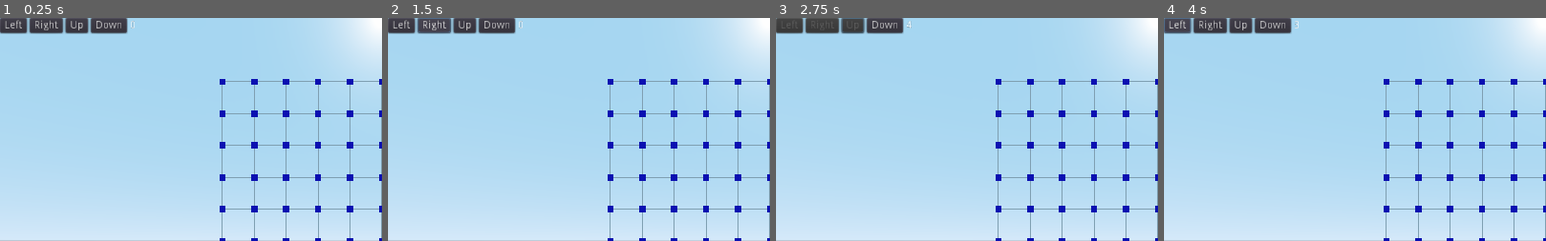
Above: before the commit, frames 1-4 (left to right).
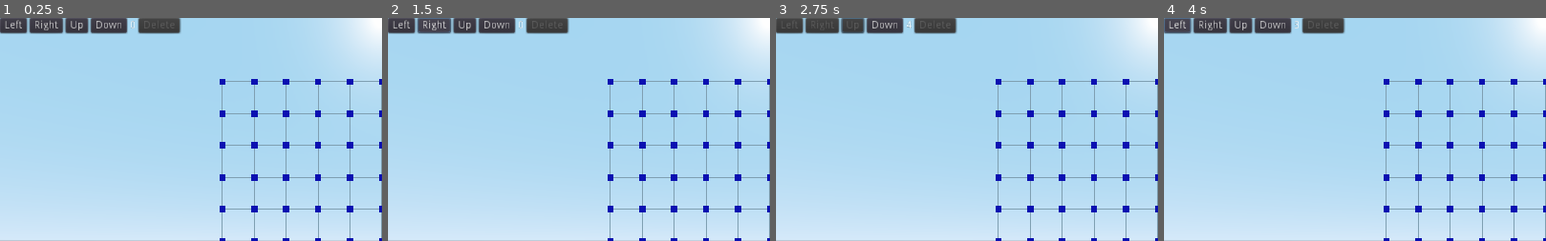
Above: after the commit, the same moments.

Repository: nabeelthedev/gaming-platform
Game: Godot game, scene res://src/PolygonCreator/PolygonCreator.tscn
The game is run twice, just before and just after one commit, with the same random seed, the same clock (stepped at 60 frames per second) and the same inputs.
Inputs:
- Up to frame 1 (0.25 s): no input
- Up to frame 2 (1.5 s): click "Left" at 0.5 s; click "Right" at 1.25 s
- Up to frame 3 (2.75 s): click "Up" at 2 s
- Up to frame 4 (4 s): click "Down" at 2.75 s; click "Left" at 3.5 s
The pictures show only the part of the screen within x 0-50%, y 0-50%; the shares and areas given below are measured in that part.

The runs differ from the first frame. In frame 1, 0.8% of the frame differs, in the area x 36-48%, y 0-8%; in frame 2, 0.8%; in frame 3, 0.8%; in frame 4, 0.8%.

Commit message:
added delete triangle functionality

Diff:
--- a/src/PolygonCreator/Polygon.gd
+++ b/src/PolygonCreator/Polygon.gd
@@ -13,6 +13,7 @@
 {"x": {"axis":"z", "sign":-1}, "y":{"axis":"y", "sign":1}, "z":{"axis":"x", "sign":1}},
 {"x": {"axis":"x", "sign":1}, "y":{"axis":"z", "sign":1}, "z":{"axis":"y", "sign":-1}},
 {"x": {"axis":"x", "sign":1}, "y":{"axis":"z", "sign":-1}, "z":{"axis":"y", "sign":1}}]
+var toggledTriangles = []
 
 signal polygon_face_changed
 
@@ -132,6 +133,7 @@
 	emit_signal("polygon_face_changed")
 
 class Triangle extends StaticBody:
+	var toggled = false
 	func _ready():
 	#	sb.translate(Vector3(5,5,-5))
 		connect("input_event", self, "onClick")
@@ -149,6 +151,9 @@
 		var mi = MeshInstance.new()
 		mi.name = "MeshInstance"
 		mi.set_mesh(st.commit())
+		var material = SpatialMaterial.new()
+		material.albedo_color = Color8(0,128,255)
+		mi.set_surface_material(0, material)
 		add_child(mi)
 
 		var cs = CollisionShape.new()
@@ -157,4 +162,20 @@
 		return self
 	func onClick(camera, event, click_position, click_normal, shape_idx):
 		if event is InputEventMouseButton and !event.pressed:
+			var mi = self.get_node("MeshInstance")
+			var material = SpatialMaterial.new()
+			var toggledTriangles = get_parent().toggledTriangles
+			var deleteButton = get_node("/root/Main/UI/DeleteButton")
+			if !self.toggled:
+				material.albedo_color = Color8(255,0,0)
+				toggledTriangles.append(self)
+				if deleteButton.disabled:
+					deleteButton.disabled = false
+			else:
+				material.albedo_color = Color8(0,128,255)
+				toggledTriangles.erase(self)
+				if toggledTriangles.size() == 0 and !deleteButton.disabled:
+					deleteButton.disabled = true
+			self.toggled = !self.toggled
+			mi.set_surface_material(0, material)
 			print(self)
--- a/src/PolygonCreator/UI.gd
+++ b/src/PolygonCreator/UI.gd
@@ -3,16 +3,19 @@
 var R = RightB()
 var U = UpB()
 var D = DownB()
+var delete = DeleteB()
 var Polygon
 var FL = FaceLabel()
 
 func _ready():
+	name = "UI"
 	get_parent().connect("polygon_created", self, "onPolygonCreated")
 	add_child(L)
 	add_child(R)
 	add_child(U)
 	add_child(D)
 	add_child(FL)
+	add_child(delete)
 	return self
 
 func LeftB():
@@ -100,3 +103,20 @@
 
 func onFaceChange():
 	FL.text = String(Polygon.currentFace)
+
+func DeleteB():
+	var button = Button.new()
+	button.name = "DeleteButton"
+	button.text = "Delete"
+	button.disabled = true
+	button.connect("pressed", self, "onClickDeleteB")
+	return button
+
+func onClickDeleteB():
+	var Polygon = get_node("/root/Main/Polygon")
+	print("DELETING TOGGLED TRIANGLES...")
+	for i in range(Polygon.toggledTriangles.size()):
+		Polygon.toggledTriangles[0].queue_free()
+		Polygon.toggledTriangles.remove(0)
+	self.get_node("DeleteButton").disabled = true
+	return true
